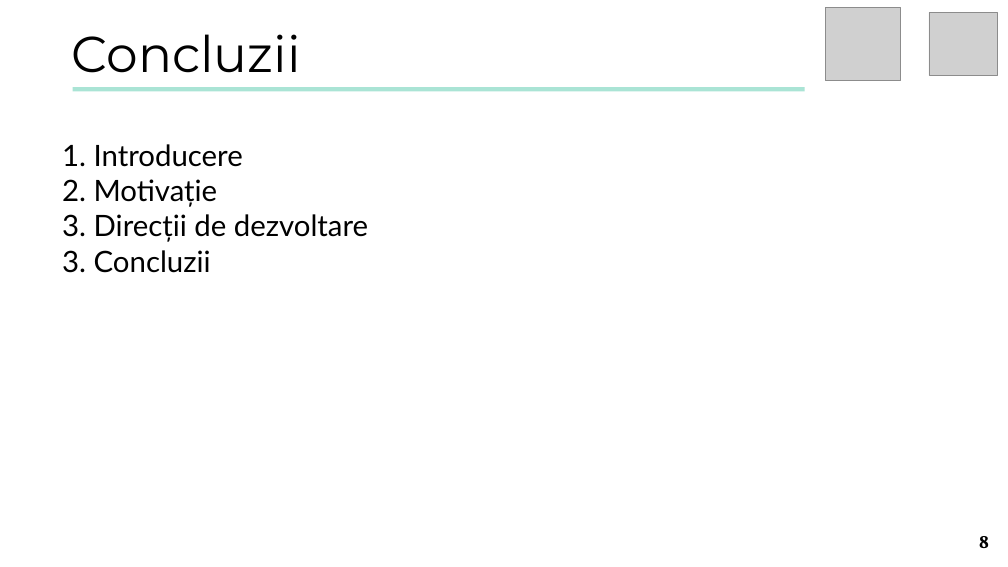
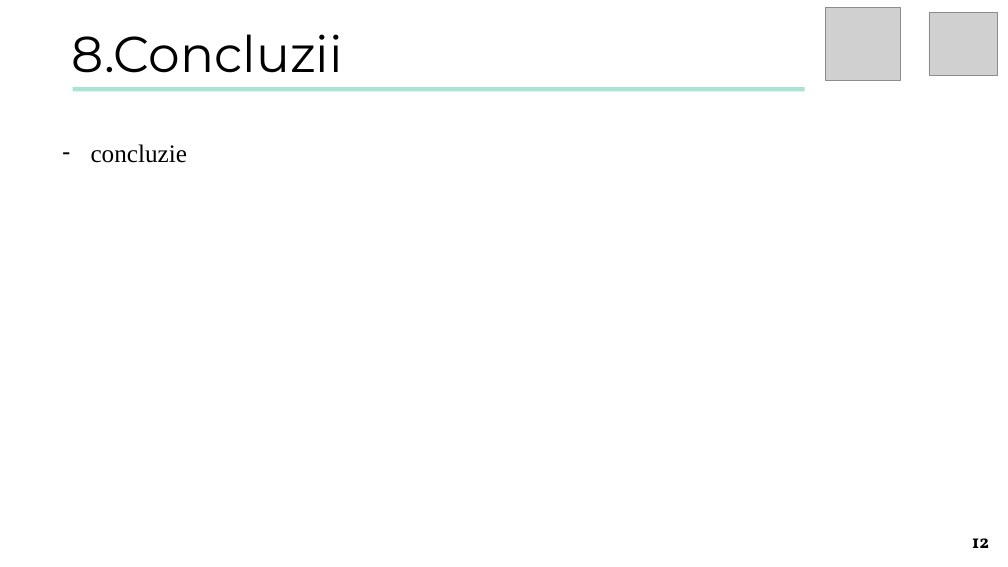
Before and after one commit to turcunicusor/Licenta, a slide deck: slide 12 of Documentation/Presentation.pptx (slide 8 before the commit). Drawn at 1008x567 pixels with LibreOffice and Linux fonts; fonts in the diff are those of the drawing; grey boxes stand for pictures. Boxes give left, top, right and bottom in pixels: in the first picture for what was removed or moved away, otherwise in the second. Text is boxed around its words. In the diff, an @@ line names an element or a change of style, - is before the commit and + after.

```diff
--- a/Documentation/Presentation.pptx
+++ b/Documentation/Presentation.pptx
@@ text at bbox=[72, 34, 343, 73]: text changed @@
-Concluzii
+8.Concluzii
@@ text removed at bbox=[62, 144, 368, 273] @@
-1. Introducere
-2. Motivație
-3. Direcții de dezvoltare
-3. Concluzii
@@ text added at bbox=[91, 144, 187, 163], 24 pt, text #000000 @@
+– concluzie
@@ page number at bbox=[972, 538, 989, 548]: text changed @@
-8
+12
```
Also in this commit, not shown: 7 other slides changed, 3 slides added, 1 other file.
